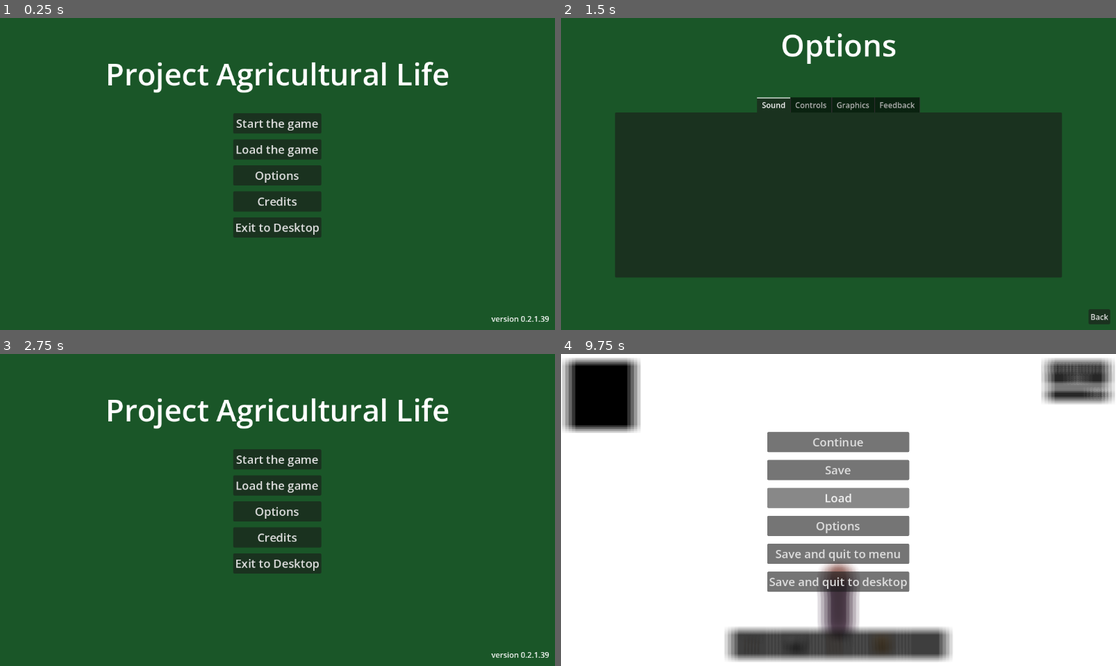
Above: before the commit, frames 1-4 (two rows, left to right).
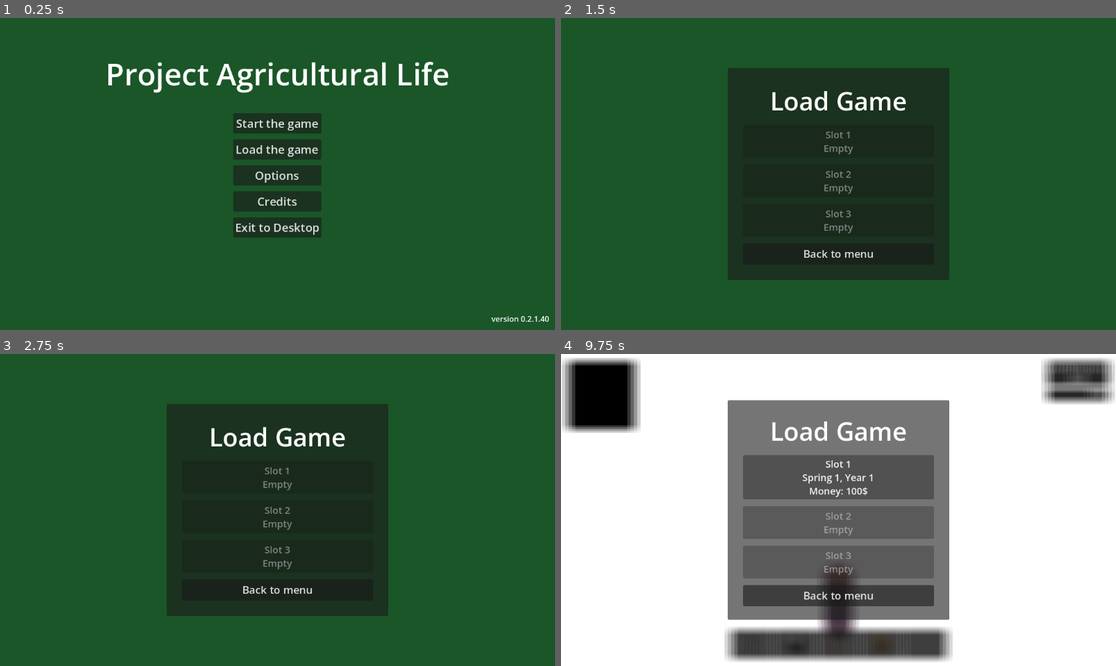
Above: after the commit, the same moments.

Repository: MatGalos/project-agriculural-life
Game: Godot game, scene res://Scenes/UIs/Menus/LaunchMenu/MainMenu.tscn
Two runs of this game, one before a commit and one after it. Both use one fixed random seed, a clock stepped at 60 frames per second and the inputs below.
Inputs (mouse positions are in pixels of both pictures, inside the frame that each line leads up to):
- Up to frame 1 (0.25 s): no input
- Up to frame 2 (1.5 s): click "Load the game" at 0.5 s; click "Options" at 1.25 s
- Up to frame 3 (2.75 s): click (538, 653) at 2 s, where only the run before the commit has a clickable "Back"
- Up to frame 4 (9.75 s): click (838, 591) at 2.75 s, where only the run after the commit has a clickable "Back to menu"; click "Start the game" at 3.5 s; click "Select Slot 1" at 4.25 s; tap Enter at 5 s; move the mouse to (866, 510) at 5.02 s; hold W (move_forward) 5.03-8.75 s; tap 1 (hotbar_slot_1) at 5.1 s; click (866, 510) at 5.17 s; move the mouse to (810, 510) at 5.77 s; tap 2 (hotbar_slot_2) at 5.85 s; click (810, 510) at 5.92 s; move the mouse to (849, 503) at 6.52 s; tap 3 (hotbar_slot_3) at 6.6 s; click (849, 503) at 6.67 s; move the mouse to (832, 516) at 7.27 s; tap 4 (hotbar_slot_4) at 7.35 s; click (832, 516) at 7.42 s; move the mouse to (877, 513) at 8.02 s; tap 5 (hotbar_slot_5) at 8.1 s; click (877, 513) at 8.17 s; tap Escape (pauseMenu) at 8.65 s; click "Save" at 8.75 s; click "Load" at 9.5 s

The runs differ from the first frame. In frame 1, less than 0.1% of the frame differs, in the area x 97-99%, y 95-98%; in frame 2, 28%, in the area x 9-99%, y 4-99%; in frame 3, 24%; in frame 4, 25%.

Commit message:
implemented load game menu

Diff:
--- /dev/null
+++ b/Scenes/UIs/Menus/LaunchMenu/AdditionalMenus/load_game_panel.tscn
@@ -0,0 +1,85 @@
+[gd_scene format=3 uid="uid://dnd8qaa681pbk"]
+
+[ext_resource type="Script" uid="uid://cghq0a27cyv1m" path="res://Scripts/UIs/Menus/LaunchMenu/AdditionalMenus/LoadGamePanel.gd" id="1_load"]
+
+[sub_resource type="LabelSettings" id="LabelSettings_load_game_title"]
+font_size = 52
+
+[node name="LoadGamePanel" type="Control" unique_id=189585165]
+layout_mode = 3
+anchors_preset = 15
+anchor_right = 1.0
+anchor_bottom = 1.0
+grow_horizontal = 2
+grow_vertical = 2
+script = ExtResource("1_load")
+
+[node name="Background" type="ColorRect" parent="." unique_id=104231502]
+layout_mode = 1
+anchors_preset = 15
+anchor_right = 1.0
+anchor_bottom = 1.0
+grow_horizontal = 2
+grow_vertical = 2
+color = Color(0.101961, 0.337255, 0.156863, 1)
+
+[node name="PanelContainer" type="PanelContainer" parent="." unique_id=321672058]
+layout_mode = 1
+anchors_preset = 8
+anchor_left = 0.5
+anchor_top = 0.5
+anchor_right = 0.5
+anchor_bottom = 0.5
+offset_left = -230.0
+offset_top = -220.0
+offset_right = 230.0
+offset_bottom = 220.0
+grow_horizontal = 2
+grow_vertical = 2
+
+[node name="MarginContainer" type="MarginContainer" parent="PanelContainer" unique_id=1519720826]
+layout_mode = 2
+theme_override_constants/margin_left = 32
+theme_override_constants/margin_top = 28
+theme_override_constants/margin_right = 32
+theme_override_constants/margin_bottom = 28
+
+[node name="VBoxContainer" type="VBoxContainer" parent="PanelContainer/MarginContainer" unique_id=133218427]
+layout_mode = 2
+theme_override_constants/separation = 14
+alignment = 1
+
+[node name="TitleLabel" type="Label" parent="PanelContainer/MarginContainer/VBoxContainer" unique_id=59528867]
+layout_mode = 2
+text = "Load Game"
+label_settings = SubResource("LabelSettings_load_game_title")
+horizontal_alignment = 1
+vertical_alignment = 1
+
+[node name="Slot1Button" type="Button" parent="PanelContainer/MarginContainer/VBoxContainer" unique_id=701256684]
+custom_minimum_size = Vector2(0, 68)
+layout_mode = 2
+size_flags_horizontal = 3
+theme_override_font_sizes/font_size = 20
+text = "Slot 1"
+
+[node name="Slot2Button" type="Button" parent="PanelContainer/MarginContainer/VBoxContainer" unique_id=997639259]
+custom_minimum_size = Vector2(0, 68)
+layout_mode = 2
+size_flags_horizontal = 3
+theme_override_font_sizes/font_size = 20
+text = "Slot 2"
+
+[node name="Slot3Button" type="Button" parent="PanelContainer/MarginContainer/VBoxContainer" unique_id=951234118]
+custom_minimum_size = Vector2(0, 68)
+layout_mode = 2
+size_flags_horizontal = 3
+theme_override_font_sizes/font_size = 20
+text = "Slot 3"
+
+[node name="BackButton" type="Button" parent="PanelContainer/MarginContainer/VBoxContainer" unique_id=2066672007]
+custom_minimum_size = Vector2(0, 44)
+layout_mode = 2
+size_flags_horizontal = 3
+theme_override_font_sizes/font_size = 22
+text = "Back to menu"
--- a/Scenes/UIs/global_ui.tscn
+++ b/Scenes/UIs/global_ui.tscn
@@ -1,9 +1,10 @@
-[gd_scene load_steps=4 format=3 uid="uid://dmhet5sgguh5s"]
+[gd_scene load_steps=5 format=3 uid="uid://dmhet5sgguh5s"]
 
 [ext_resource type="PackedScene" uid="uid://bg2wnf0pafkqt" path="res://Scenes/UIs/Menus/LaunchMenu/MainMenu.tscn" id="1_l3341"]
 [ext_resource type="PackedScene" uid="uid://cja8qampts6ut" path="res://Scenes/UIs/Menus/PauseMenu/pauseMenu.tscn" id="1_wfhki"]
 [ext_resource type="PackedScene" uid="uid://du4mrea3xpemq" path="res://Scenes/UIs/Menus/OptionsMenu/optionsMenu.tscn" id="2_70iah"]
 [ext_resource type="PackedScene" uid="uid://bqbytrpe2qhn3" path="res://Scenes/UIs/Menus/LaunchMenu/AdditionalMenus/new_game_panel.tscn" id="4_ngp"]
+[ext_resource type="PackedScene" uid="uid://dnd8qaa681pbk" path="res://Scenes/UIs/Menus/LaunchMenu/AdditionalMenus/load_game_panel.tscn" id="5_lgp"]
 
 [node name="GlobalUI" type="CanvasLayer" unique_id=557024846]
 
@@ -12,6 +13,9 @@
 [node name="NewGamePanel" parent="." unique_id=535509941 instance=ExtResource("4_ngp")]
 visible = false
 
+[node name="LoadGamePanel" parent="." unique_id=189585165 instance=ExtResource("5_lgp")]
+visible = false
+
 [node name="PauseMenu" parent="." unique_id=1779250105 instance=ExtResource("1_wfhki")]
 
 [node name="OptionsMenu" parent="." unique_id=430597010 instance=ExtResource("2_70iah")]
--- a/Scripts/GameManagers/SaveManager.gd
+++ b/Scripts/GameManagers/SaveManager.gd
@@ -755,3 +755,57 @@
 
 		tile.clear_crop()
 		tile.set_state(FarmTile.TileState.GRASS)
+
+func get_save_slot_info(slot: int) -> Dictionary:
+	var path := get_save_path(slot)
+
+	if not FileAccess.file_exists(path):
+		return {
+			"exists": false
+		}
+
+	var file := FileAccess.open(path, FileAccess.READ)
+	if file == null:
+		return {
+			"exists": false
+		}
+
+	var json_string := file.get_as_text()
+	file.close()
+
+	var json := JSON.new()
+	if json.parse(json_string) != OK:
+		return {
+			"exists": false
+		}
+
+	if not (json.data is Dictionary):
+		return {
+			"exists": false
+		}
+
+	var save_data := json.data as Dictionary
+	var player_data := save_data.get("player", {}) as Dictionary
+	var time_data := save_data.get("time", {}) as Dictionary
+
+	return {
+		"exists": true,
+		"money": int(player_data.get("money", 0)),
+		"year": int(time_data.get("year", 1)),
+		"month": int(time_data.get("month", 1)),
+		"day": int(time_data.get("day", 1)),
+		"minute_of_day": int(time_data.get("minute_of_day", 0))
+	}
+
+func get_season_name_from_month(month: int) -> String:
+	match month:
+		1:
+			return "Spring"
+		2:
+			return "Summer"
+		3:
+			return "Autumn"
+		4:
+			return "Winter"
+		_:
+			return "Unknown"
--- a/Scripts/GameManagers/gameManager.gd
+++ b/Scripts/GameManagers/gameManager.gd
@@ -10,8 +10,10 @@
 var optionsMenu: OptionsMenu
 var mainMenu: MainMenu
 var newGamePanel: NewGamePanel
+var loadGamePanel: LoadGamePanel
 var globalUIInstance: CanvasLayer
 var optionsContext: int = 0
+var loadGameContext: int = 0
 
 var isPaused: bool = false
 var is_paused: bool:
@@ -45,13 +47,15 @@
 	optionsMenu = globalUIInstance.get_node_or_null("OptionsMenu") as OptionsMenu
 	mainMenu = globalUIInstance.get_node_or_null("MainMenu") as MainMenu
 	newGamePanel = globalUIInstance.get_node_or_null("NewGamePanel") as NewGamePanel
-
-	if pauseMenu == null or optionsMenu == null or mainMenu == null or newGamePanel == null:
+	loadGamePanel = globalUIInstance.get_node_or_null("LoadGamePanel") as LoadGamePanel
+
+	if pauseMenu == null or optionsMenu == null or mainMenu == null or newGamePanel == null or loadGamePanel == null:
 		push_error("Global UI is missing one or more required menus.")
 		return
 
 	mainMenu.visible = true
 	newGamePanel.visible = false
+	loadGamePanel.visible = false
 	pauseMenu.setMenuVisible(false)
 	optionsMenu.visible = false
 	_updateMouseMode()
@@ -86,6 +90,7 @@
 	setPaused(false)
 	mainMenu.visible = false
 	newGamePanel.visible = false
+	loadGamePanel.visible = false
 	_updateMouseMode()
 
 
@@ -94,6 +99,7 @@
 	setPaused(false)
 	mainMenu.visible = true
 	newGamePanel.visible = false
+	loadGamePanel.visible = false
 	pauseMenu.setMenuVisible(false)
 	optionsMenu.visible = false
 	_updateMouseMode()
@@ -104,8 +110,41 @@
 	setPaused(false)
 	mainMenu.visible = false
 	newGamePanel.visible = true
-	pauseMenu.setMenuVisible(false)
-	optionsMenu.visible = false
+	loadGamePanel.visible = false
+	pauseMenu.setMenuVisible(false)
+	optionsMenu.visible = false
+	_updateMouseMode()
+
+
+func openLoadGamePanel(from_context: int) -> void:
+	loadGameContext = from_context
+
+	if from_context == menuContext.Pause_Menu:
+		pauseMenu.showBlurOnly()
+	else:
+		isInGame = false
+		setPaused(false)
+		pauseMenu.setMenuVisible(false)
+
+	mainMenu.visible = false
+	newGamePanel.visible = false
+	loadGamePanel.setContext(from_context)
+	loadGamePanel.visible = true
+	loadGamePanel.move_to_front()
+	loadGamePanel.refresh()
+	optionsMenu.visible = false
+	_updateMouseMode()
+
+
+func closeLoadGamePanel() -> void:
+	loadGamePanel.visible = false
+
+	match loadGameContext:
+		menuContext.Pause_Menu:
+			pauseMenu.setMenuVisible(true)
+		_:
+			showMainMenu()
+
 	_updateMouseMode()
 
 
@@ -114,6 +153,7 @@
 	setPaused(false)
 	mainMenu.visible = true
 	newGamePanel.visible = false
+	loadGamePanel.visible = false
 	pauseMenu.setMenuVisible(false)
 	optionsMenu.visible = false
 	_updateMouseMode()
@@ -129,8 +169,10 @@
 
 	mainMenu.visible = false
 	newGamePanel.visible = false
+	loadGamePanel.visible = false
 	optionsMenu.setContext(from_context)
 	optionsMenu.visible = true
+	optionsMenu.move_to_front()
 	_updateMouseMode()
 
 
@@ -144,6 +186,8 @@
 		mainMenu.visible = true
 	if newGamePanel:
 		newGamePanel.visible = false
+	if loadGamePanel:
+		loadGamePanel.visible = false
 	if pauseMenu:
 		pauseMenu.setMenuVisible(false)
 	if optionsMenu:
@@ -158,6 +202,10 @@
 		get_viewport().set_input_as_handled()
 		return
 
+	if loadGamePanel and loadGamePanel.visible:
+		get_viewport().set_input_as_handled()
+		return
+
 	var player_hud: PlayerHUD = get_tree().get_first_node_in_group("player_hud") as PlayerHUD
 
 	if player_hud and player_hud.is_inventory_open():
@@ -180,8 +228,9 @@
 
 func _updateMouseMode() -> void:
 	var options_visible: bool = optionsMenu != null and optionsMenu.visible
-
-	if isInGame and not isPaused and not options_visible:
+	var load_visible: bool = loadGamePanel != null and loadGamePanel.visible
+
+	if isInGame and not isPaused and not options_visible and not load_visible:
 		Input.set_mouse_mode(Input.MOUSE_MODE_CAPTURED)
 	else:
 		Input.set_mouse_mode(Input.MOUSE_MODE_VISIBLE)
--- /dev/null
+++ b/Scripts/UIs/Menus/LaunchMenu/AdditionalMenus/LoadGamePanel.gd
@@ -0,0 +1,86 @@
+extends Control
+class_name LoadGamePanel
+
+@onready var slot_1_button: Button = $PanelContainer/MarginContainer/VBoxContainer/Slot1Button
+@onready var slot_2_button: Button = $PanelContainer/MarginContainer/VBoxContainer/Slot2Button
+@onready var slot_3_button: Button = $PanelContainer/MarginContainer/VBoxContainer/Slot3Button
+@onready var back_button: Button = $PanelContainer/MarginContainer/VBoxContainer/BackButton
+@onready var background: ColorRect = $Background
+
+@onready var game_scene: PackedScene = preload("res://Scenes/Game/mainScene.tscn") as PackedScene
+
+
+func _ready() -> void:
+	visible = false
+	process_mode = Node.PROCESS_MODE_ALWAYS
+	slot_1_button.process_mode = Node.PROCESS_MODE_ALWAYS
+	slot_2_button.process_mode = Node.PROCESS_MODE_ALWAYS
+	slot_3_button.process_mode = Node.PROCESS_MODE_ALWAYS
+	back_button.process_mode = Node.PROCESS_MODE_ALWAYS
+
+	slot_1_button.pressed.connect(func(): _load_slot(1))
+	slot_2_button.pressed.connect(func(): _load_slot(2))
+	slot_3_button.pressed.connect(func(): _load_slot(3))
+	back_button.pressed.connect(_on_back_pressed)
+
+
+func open() -> void:
+	visible = true
+	_refresh_slots()
+
+
+func close() -> void:
+	visible = false
+
+
+func refresh() -> void:
+	_refresh_slots()
+
+
+func setContext(context: int) -> void:
+	match context:
+		gamemanager.menuContext.Main_Menu:
+			background.color = Color(0.102, 0.337, 0.157, 1.0)
+		gamemanager.menuContext.Pause_Menu:
+			background.color = Color(0.0, 0.0, 0.0, 0.0)
+
+
+func _refresh_slots() -> void:
+	_update_slot_button(slot_1_button, 1)
+	_update_slot_button(slot_2_button, 2)
+	_update_slot_button(slot_3_button, 3)
+
+
+func _update_slot_button(button: Button, slot: int) -> void:
+	var info := SaveManager.get_save_slot_info(slot)
+
+	if not bool(info.get("exists", false)):
+		button.text = "Slot %d\nEmpty" % slot
+		button.disabled = true
+		return
+
+	button.disabled = false
+	button.text = "Slot %d\n%s %d, Year %d\nMoney: %d$" % [
+		slot,
+		SaveManager.get_season_name_from_month(int(info["month"])),
+		int(info["day"]),
+		int(info["year"]),
+		int(info["money"])
+	]
+
+
+func _load_slot(slot: int) -> void:
+	SaveManager.set_current_save_slot(slot)
+	gamemanager.startGame()
+	get_tree().change_scene_to_packed.call_deferred(game_scene)
+	_load_game_deferred.call_deferred()
+
+
+func _on_back_pressed() -> void:
+	gamemanager.closeLoadGamePanel()
+
+
+func _load_game_deferred() -> void:
+	await get_tree().process_frame
+	await get_tree().process_frame
+	SaveManager.load_game()
--- a/Scripts/UIs/Menus/LaunchMenu/mainMenu.gd
+++ b/Scripts/UIs/Menus/LaunchMenu/mainMenu.gd
@@ -29,8 +29,7 @@
 
 
 func onLoadButtonPressed() -> void:
-	# Save loading is not implemented yet.
-	pass
+	gamemanager.openLoadGamePanel(gamemanager.menuContext.Main_Menu)
 
 
 func onOptionsButtonPressed() -> void:
--- a/Scripts/UIs/Menus/PauseMenu/pauseMenu.gd
+++ b/Scripts/UIs/Menus/PauseMenu/pauseMenu.gd
@@ -49,13 +49,11 @@
 
 
 func onSaveGameButtonPressed() -> void:
-	# Save flow is not implemented yet.
-	pass
+	SaveManager.save_game()
 
 
 func onLoadGameButtonPressed() -> void:
-	# Load flow is not implemented yet.
-	pass
+	gamemanager.openLoadGamePanel(gamemanager.menuContext.Pause_Menu)
 
 
 func onOptionsButtonPressed() -> void:
@@ -63,12 +61,14 @@
 
 
 func onSaveAndQuitToMenuButtonPressed() -> void:
+	SaveManager.save_game()
 	gamemanager.setPaused(false)
 	gamemanager.returnToMenu()
 	get_tree().change_scene_to_packed(mainMenuScene)
 
 
 func onSaveAndQuitToDesktopButtonPressed() -> void:
+	SaveManager.save_game()
 	gamemanager.setPaused(false)
 	get_tree().quit()
 
--- a/project.godot
+++ b/project.godot
@@ -11,7 +11,7 @@
 [application]
 
 config/name="Project_Agricultural_life"
-config/version="0.2.1.39"
+config/version="0.2.1.40"
 run/main_scene="uid://bg2wnf0pafkqt"
 config/features=PackedStringArray("4.6", "Forward Plus")
 config/icon="res://Assets/Icons/AppIcons/icon.svg"
Not shown, added: Scripts/UIs/Menus/LaunchMenu/AdditionalMenus/LoadGamePanel.gd.uid
Not shown, changed: Docs/architecture.md
Not shown, changed: Docs/function-reference.md
Not shown, changed: README.md
